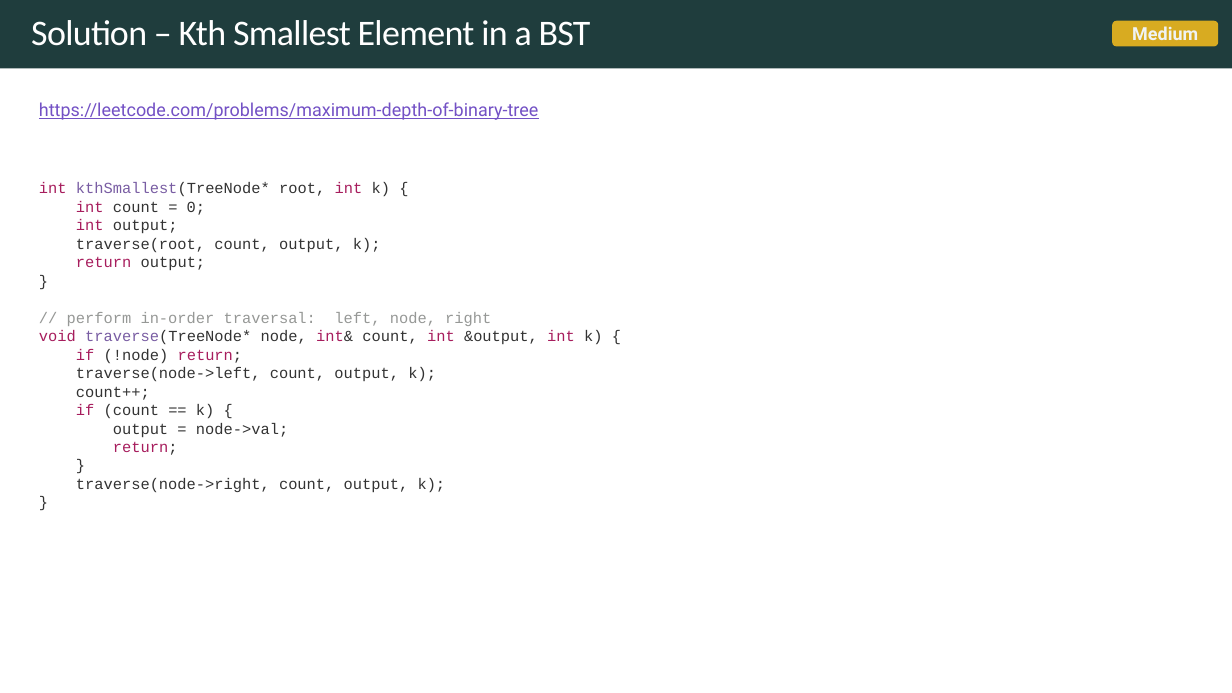
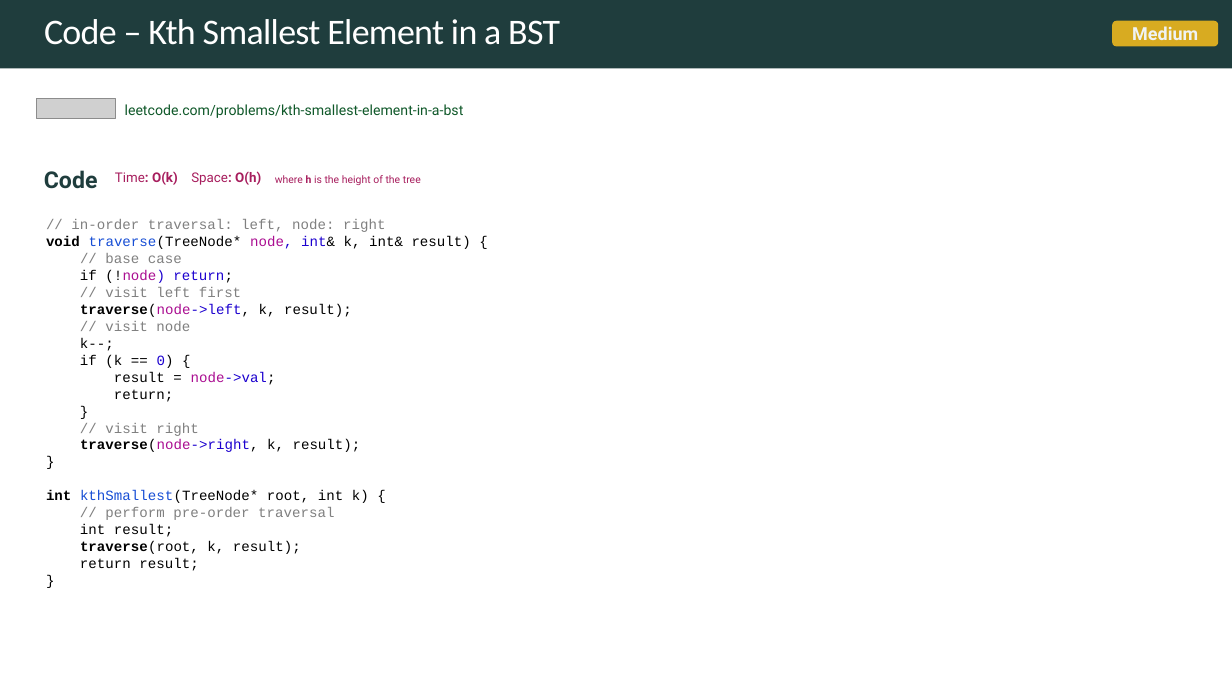
Before and after one commit to rfdavid/coding-interview-handbook-cpp, a slide deck: slide 82 of Algorithm and problem Solving Cheatsheet.pptm (slide 78 before the commit). Drawn at 1232x693 pixels with LibreOffice and Linux fonts; fonts in the diff are those of the drawing; grey boxes stand for pictures. Boxes give left, top, right and bottom in pixels: in the first picture for what was removed or moved away, otherwise in the second. Text is boxed around its words. In the diff, an @@ line names an element or a change of style, - is before the commit and + after.

Commit message:
added more problems

```diff
--- a/Algorithm and problem Solving Cheatsheet.pptm
+++ b/Algorithm and problem Solving Cheatsheet.pptm
@@ title "Code – Kth Smallest Element ..." at [44,19,560,45]: vertical alignment middle to top @@
@@ title at [44,19,560,45]: text changed @@
-Solution – Kth Smallest Element in a BST
+Code – Kth Smallest Element in a BST
@@ picture added at [37,99,116,119] @@
@@ text removed at [39,102,539,120] @@
-https://leetcode.com/problems/maximum-depth-of-binary-tree
@@ text added at [125,104,464,118], 11 pt, text #0F5829 @@
+leetcode.com/problems/kth-smallest-element-in-a-bst
@@ text added at [44,170,421,189], 14 pt, text #A71D5D @@
+Code Time: O(k) Space: O(h) where h is the height of the tree
@@ text at [46,219,471,571]: text changed; size 12 to 11 pt; text colour #333333 to #000000 @@
-int kthSmallest(TreeNode* root, int k) {
-int count = 0;
-int output;
-traverse(root, count, output, k);
-return output;
-}
-// perform in-order traversal: left, node, right
-void traverse(TreeNode* node, int& count, int &output, int k) {
-if (!node) return;
-traverse(node->left, count, output, k);
-count++;
-if (count == k) {
-output = node->val;
-return;
-}
-traverse(node->right, count, output, k);
-}
+// in-order traversal: left, node: right
+void traverse(TreeNode* node, int& k, int& result) {
+// base case
+if (!node) return;
+// visit left first
+traverse(node->left, k, result);
+// visit node
+k--;
+if (k == 0) {
+result = node->val;
+return;
+}
+// visit right
+traverse(node->right, k, result);
+}
+int kthSmallest(TreeNode* root, int k) {
+// perform pre-order traversal
+int result;
+traverse(root, k, result);
+return result;
+}
```
Also in this commit, not shown: 11 other slides changed, 18 slides added, 16 other files.
